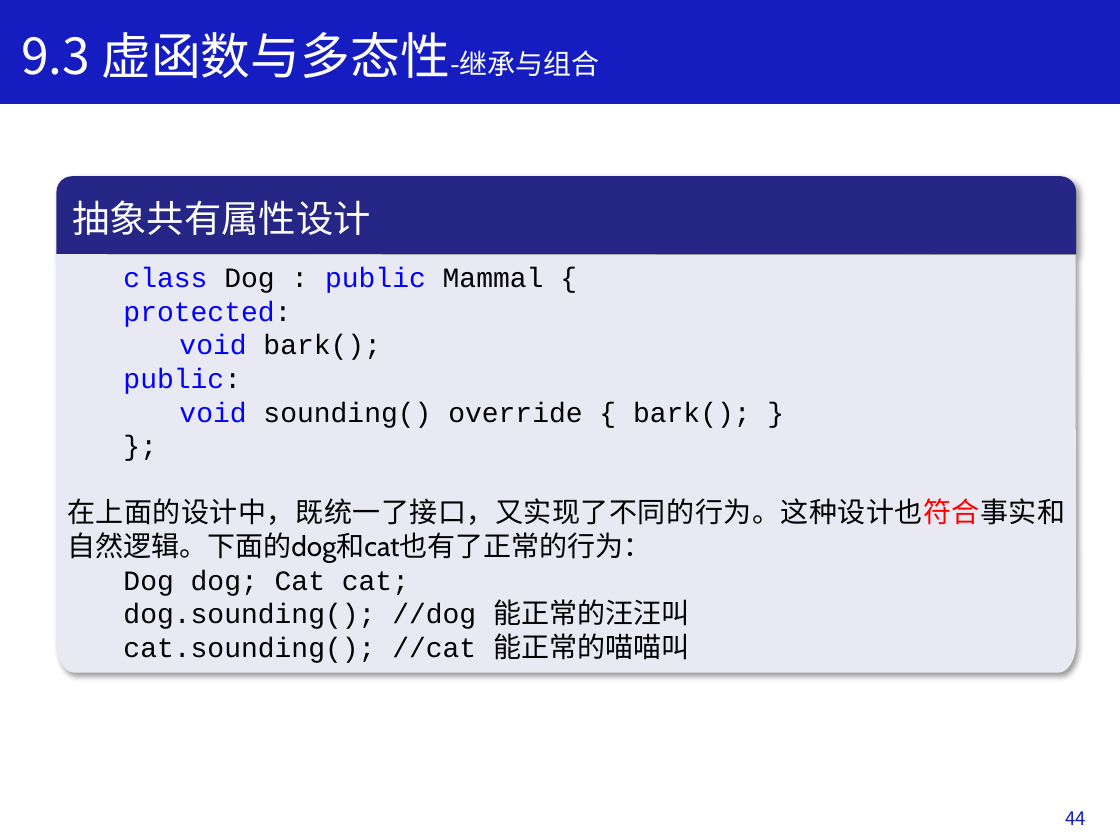
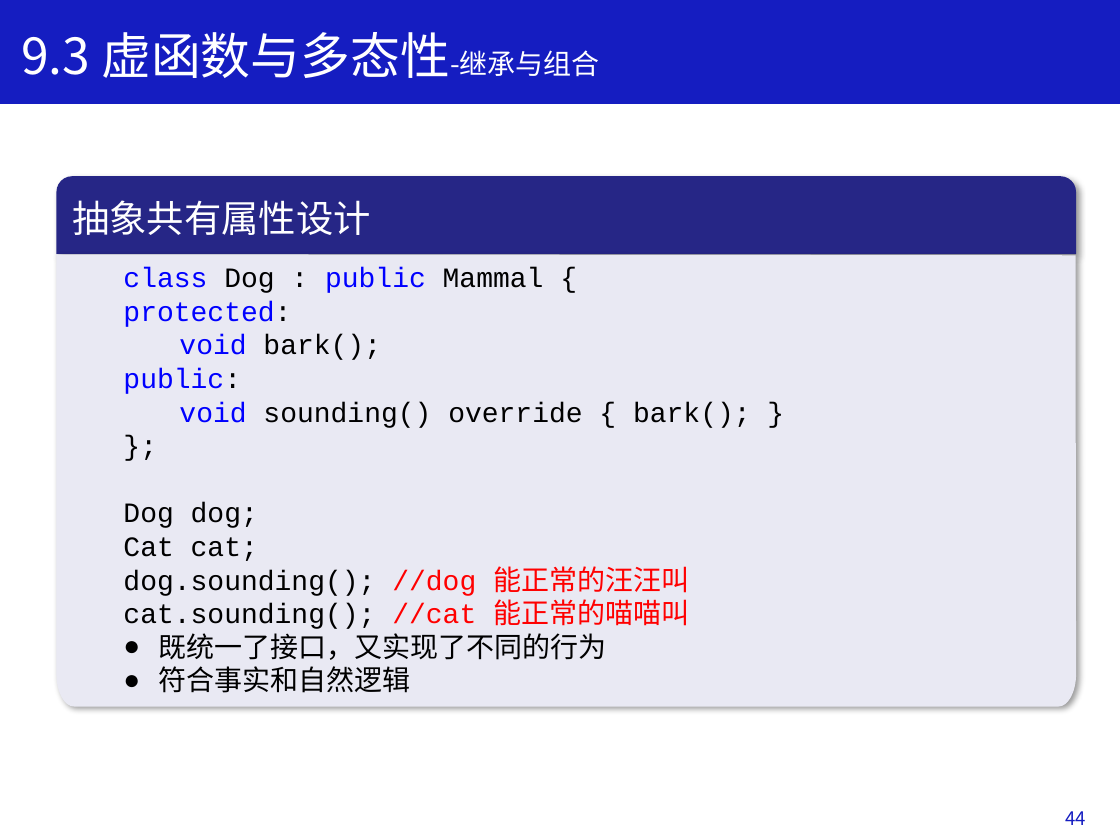
Before and after one commit to Changhe160/book-cplusplus, a slide deck: slide 41 of slides/ppt/Chapter9.pptx (slide 44 before the commit). Drawn at 1120x840 pixels with LibreOffice and Linux fonts; fonts in the diff are those of the drawing. Boxes give left, top, right and bottom in pixels: in the first picture for what was removed or moved away, otherwise in the second. Text is boxed around its words. In the diff, an @@ line names an element or a change of style, - is before the commit and + after.

```diff
--- a/slides/ppt/Chapter9.pptx
+++ b/slides/ppt/Chapter9.pptx
@@ freeform shape "class Dog : public Mammal ...": place and size @@
-freeform shape "class Dog : public Mammal ..." at [56,254,1075,673]
+freeform shape "class Dog : public Mammal ..." at [56,254,1075,707]
@@ text in freeform shape at [123,503,258,561]: text changed; font Noto Sans CJK SC to Courier New @@
-在上面的设计中，既统一了接口，又实现了不同的行为。这种设计也符合事实和自然逻辑。下面的dog和cat也有了正常的行为：
-  Dog dog; Cat cat;
+  Dog dog;
+  Cat cat;
@@ text in freeform shape at [123,566,689,629]: text colour #000000 to #FF0000 in "//dog 能正常的汪汪叫", "//cat 能正常的喵喵叫" @@
@@ text in freeform shape at [158,633,606,693]: paragraphs added @@
+  ● 既统一了接口，又实现了不同的行为
+  ● 符合事实和自然逻辑
```
Also in this commit, not shown: 23 other slides changed, 3 slides removed.
